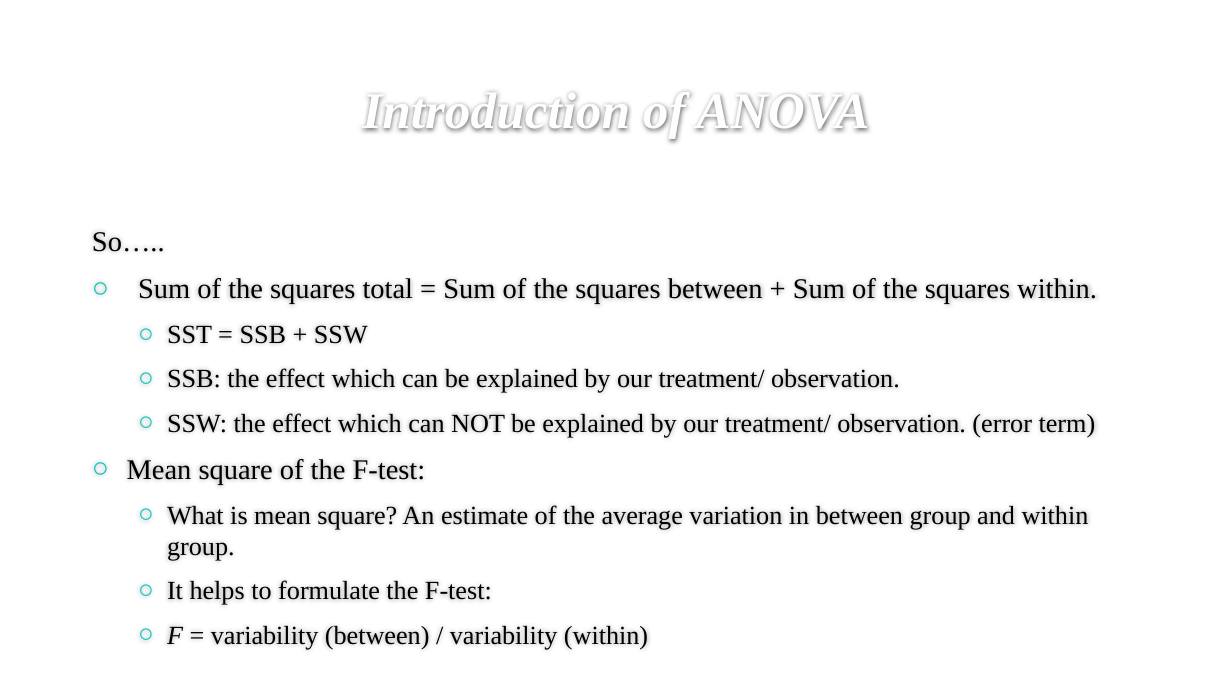
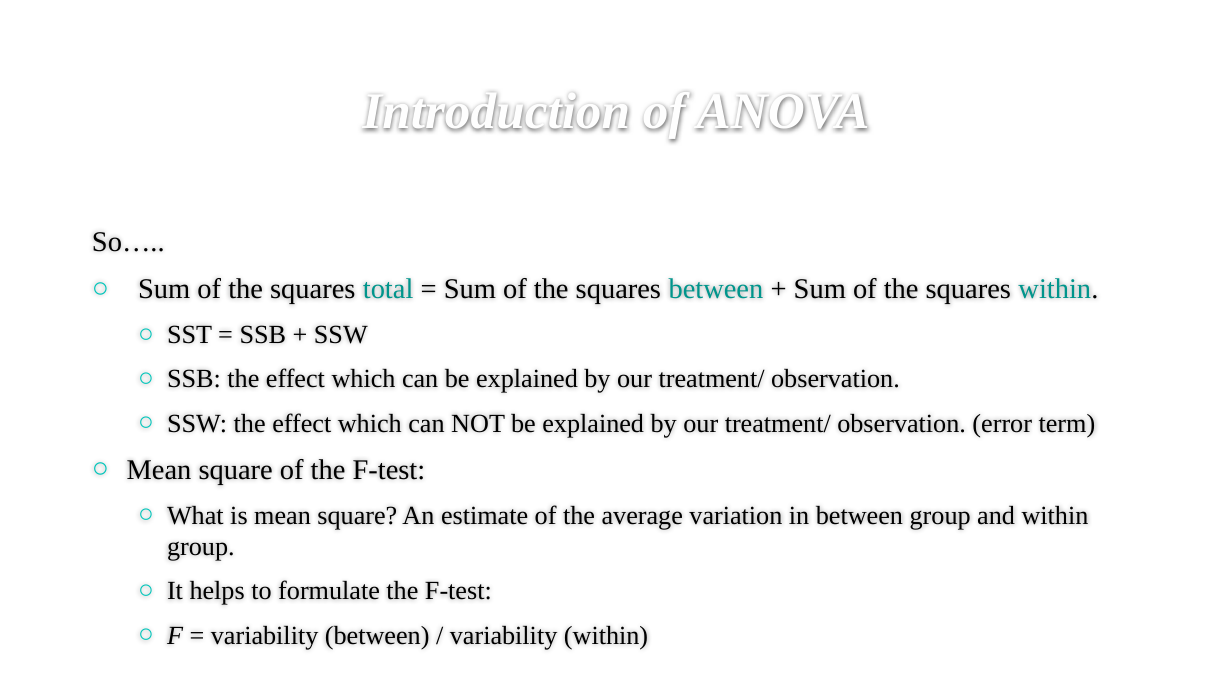
Before and after one commit to melhzy/data_analytics, a slide deck: slide 11 of Week2_ANOVA/Analysis of Variance.pptx. Drawn at 1232x693 pixels with LibreOffice and Linux fonts; fonts in the diff are those of the drawing; background and template pictures are left out. Boxes give left, top, right and bottom in pixels: in the first picture for what was removed or moved away, otherwise in the second. Text is boxed around its words. In the diff, an @@ line names an element or a change of style, - is before the commit and + after.

```diff
--- a/Week2_ANOVA/Analysis of Variance.pptx
+++ b/Week2_ANOVA/Analysis of Variance.pptx
@@ text at [138,278,1098,304]: text colour #000000 to #00948C in "total between within." @@
```
Also in this commit, not shown: 8 other slides changed, 3 other files.
